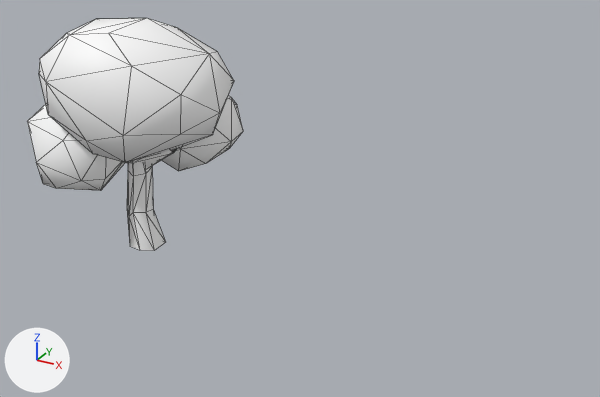
The FBX model Assets/Animator/tree_Apple/tree_Apple.fbx, before and after one commit.
Rendered twice from a 50 mm camera at (-0.35, 0.013, 0.256) aimed at (-0.57, 0.413, 0.056). The axes (+X, +Y, +Z) are drawn at lower left. The lights are the same throughout. The first picture is the older version. Mesh edges are drawn as thin lines. Where no turn or scale is listed for an object, it has been applied to the vertices.

The scene before the commit, as lines of its bpy script (objects in view):
```python
me_tree_apple = bpy.data.meshes.new('tree_Apple')
me_tree_apple.from_pydata(...)  # 122 vertices, 204 faces; spans x -5.8..7.6, y -7.1..6.2, z -15.3..0.0
me_tree_apple.materials.append(mat_atoon_palette_outline)  # white #ffffff
ob_tree_apple_001 = bpy.data.objects.new('tree_Apple.001', me_tree_apple)
ob_tree_apple_001.location = (-0.6863, 0.4086, 0.0)
ob_tree_apple_001.rotation_euler = (-3.142, 0.0, 1.258)  # degrees (-180, 0, 72)
ob_tree_apple_001.scale = (0.01, 0.01, 0.01)
```
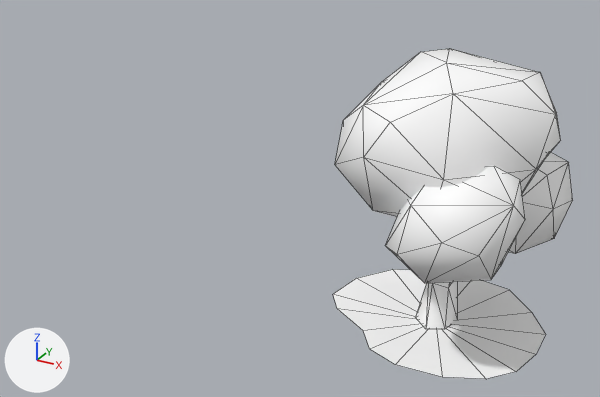
Boxes [x1, y1, x2, y2] around the edits, measured in the pictures (600 x 397 px):
'tree_Apple.001', moved, turned
    before: [27, 18, 243, 251]
    after: [335, 49, 573, 328]
'grassPatch01_TreeApple', added
    after: [333, 269, 545, 379]

The change in detail:
Material 'aToon_Palette' (mat_atoon_palette) is new.
Its base color is (1.0, 1.0, 1.0) (white #ffffff).
Its roughness is 0.553.
Mesh me_grasspatch01_treeapple is new.
It has 17 vertices, 16 faces and spans x -0.0656..0.0583, y -0.052..0.0573, z -0.0002..0.0025.
It uses material mat_atoon_palette (white #ffffff).
Object 'tree_Apple.001' (ob_tree_apple_001) moves from (-0.6863, 0.4086, 0.0) to (-0.477, 0.4105, 0.0).
Object 'tree_Apple.001' (ob_tree_apple_001) turns from (-180, 0, 72) to (-180, 0, -63) degrees about x, y and z.
Object 'grassPatch01_TreeApple' (ob_grasspatch01_treeapple) is new; it shows me_grasspatch01_treeapple.
Its location is (-0.478, 0.4095, 0.001).
